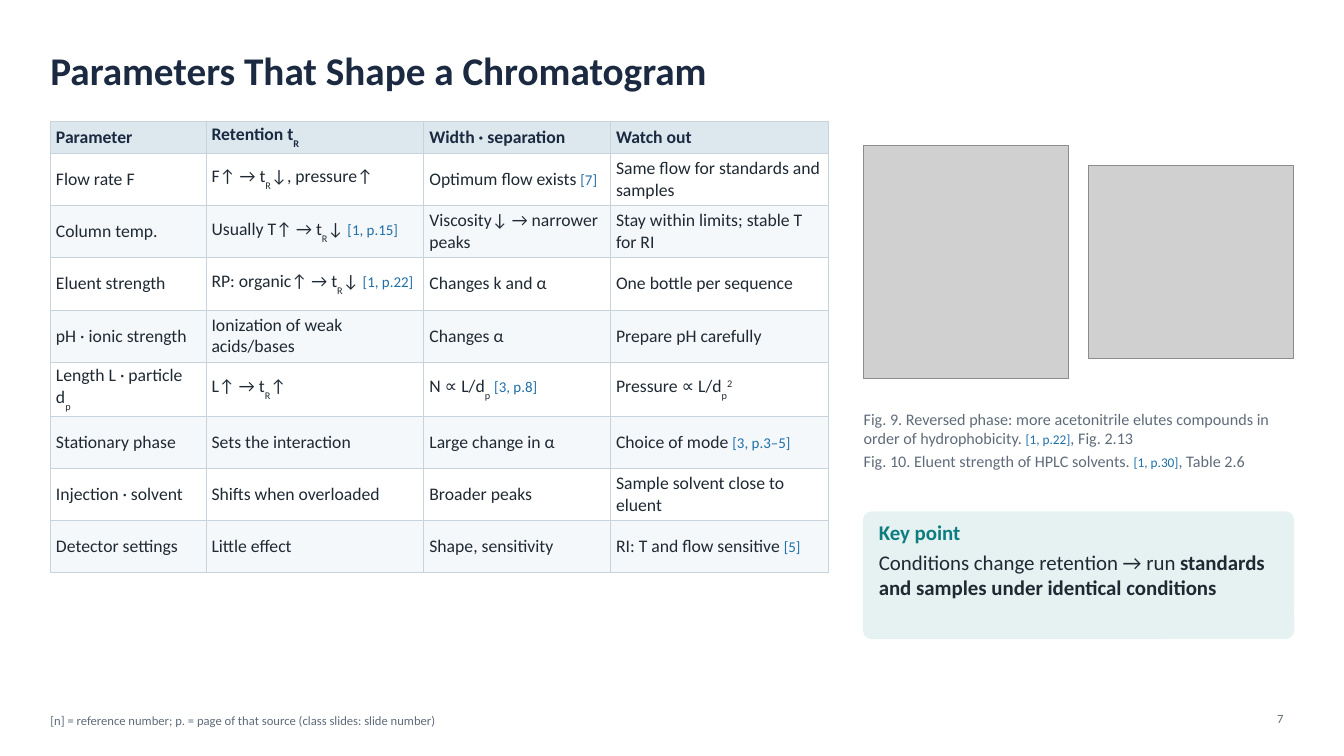
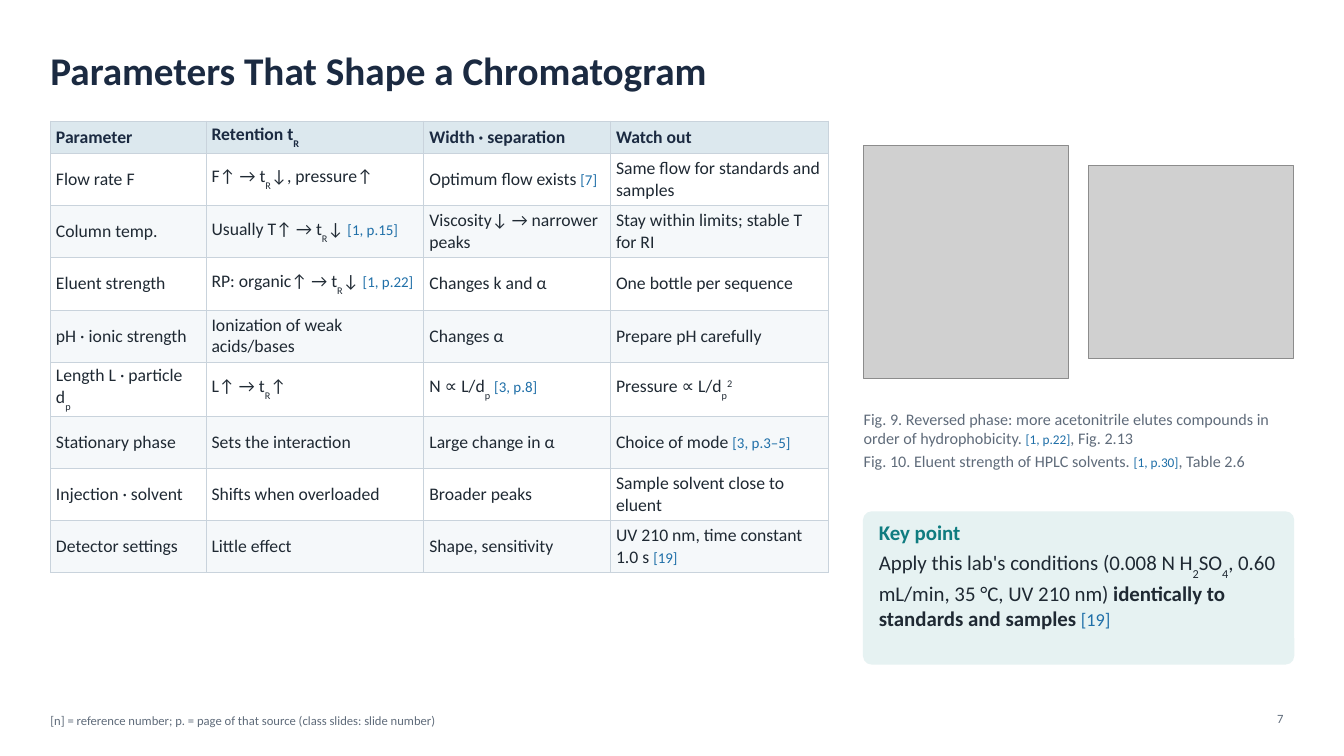
Before and after one commit to mingyu221/office, a slide deck: slide 7 of HPLC_formate_slides_EN.pptx. Drawn at 1344x756 pixels with LibreOffice and Linux fonts; fonts in the diff are those of the drawing; grey boxes stand for pictures. Boxes give left, top, right and bottom in pixels: in the first picture for what was removed or moved away, otherwise in the second. Text is boxed around its words. In the diff, an @@ line names an element or a change of style, - is before the commit and + after.

```diff
--- a/HPLC_formate_slides_EN.pptx
+++ b/HPLC_formate_slides_EN.pptx
@@ table at [50,121,828,569] @@
-row 9, column 4: RI: T and flow sensitive [5]
+row 9, column 4: UV 210 nm, time constant 1.0 s [19]
@@ rounded rectangle: place and size @@
-rounded rectangle at [864,512,1294,638]
+rounded rectangle at [864,512,1294,664]
@@ rounded rectangle at [864,512,1294,664]: proportions changed @@
@@ text at [879,555,1275,630]: text changed; bold off @@
-Conditions change retention → run standards and samples under identical conditions
+Apply this lab's conditions (0.008 N H2SO4, 0.60 mL/min, 35 °C, UV 210 nm) identically to standards and samples [19]
```
Also in this commit, not shown: 7 other slides changed, 1 slide added, 3 other files.
